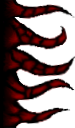
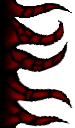
Layered file, before and after one edit (75x128). Changes by layer:
added layer "The Blackness 5" in group "The Veiiill copy" over <box>1,0,73,128</box>
renamed "The Blackness copy 2" to "The Blackness 3", hid it over <box>1,0,75,128</box>
painted on "Layer 1" over <box>4,0,16,128</box>
